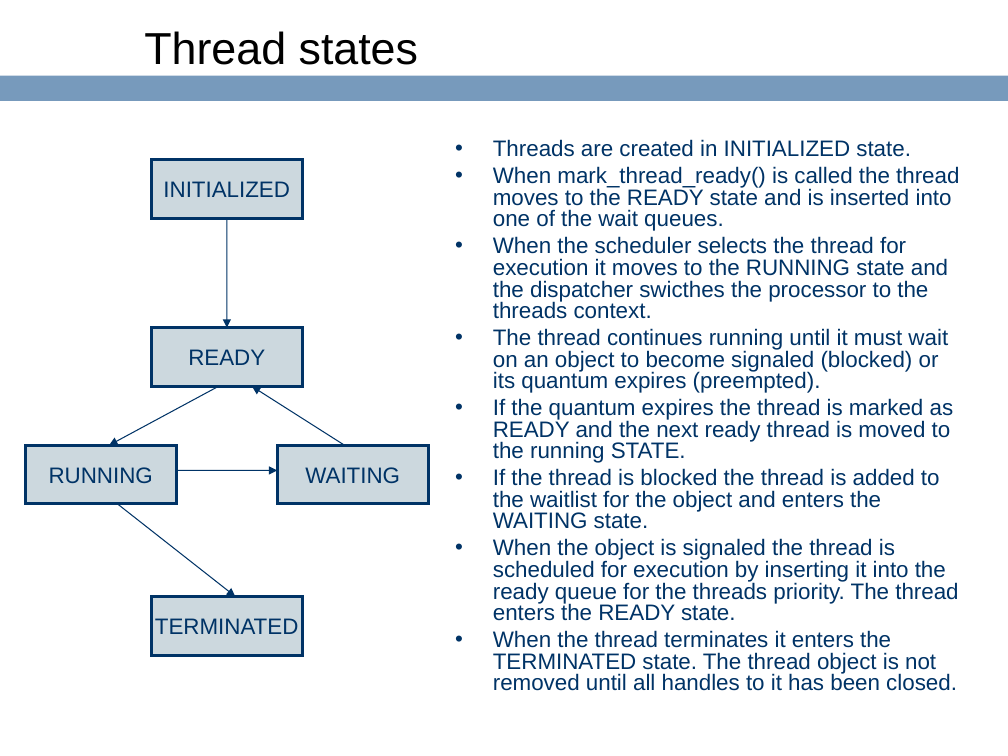
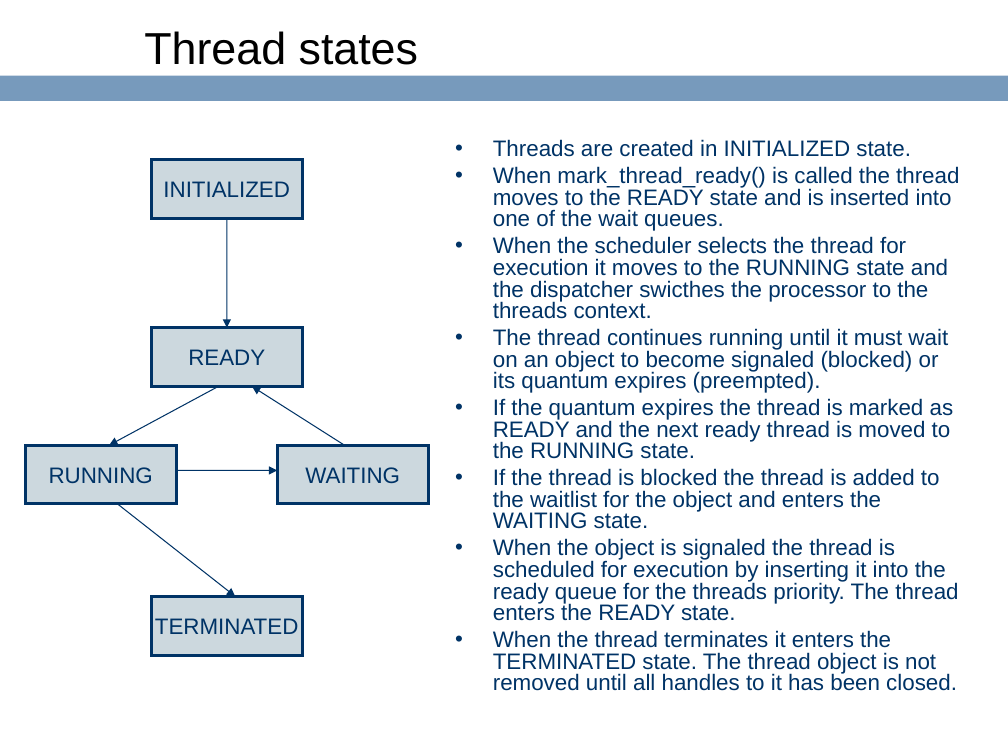
Before and after one commit to ringgaard/sanos, a slide deck: slide 51 of doc/sanostech.ppt. Drawn at 1008x756 pixels with LibreOffice and Linux fonts; fonts in the diff are those of the drawing; background and template pictures are left out. Boxes give left, top, right and bottom in pixels: in the first picture for what was removed or moved away, otherwise in the second. Text is boxed around its words. In the diff, an @@ line names an element or a change of style, - is before the commit and + after.

```diff
--- a/doc/sanostech.ppt
+++ b/doc/sanostech.ppt
@@ text at box(493, 398, 954, 459): text changed @@
-• If the quantum expires the thread is marked as READY and the next ready thread is moved to the running STATE.
+• If the quantum expires the thread is marked as READY and the next ready thread is moved to the RUNNING state.
```
Also in this commit, not shown: 2 other slides changed.
